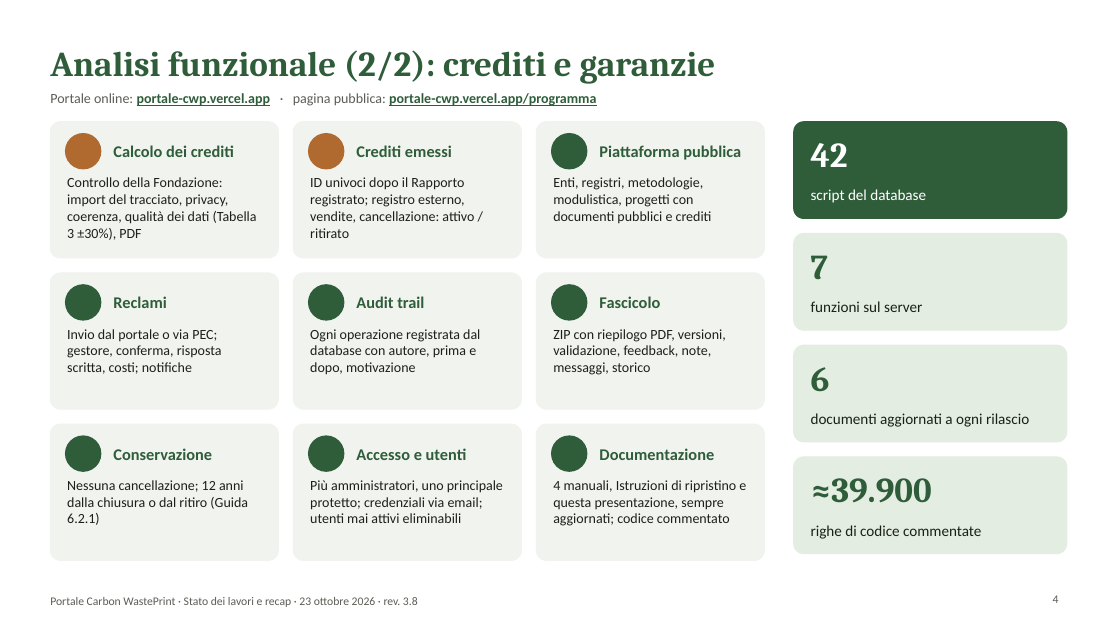
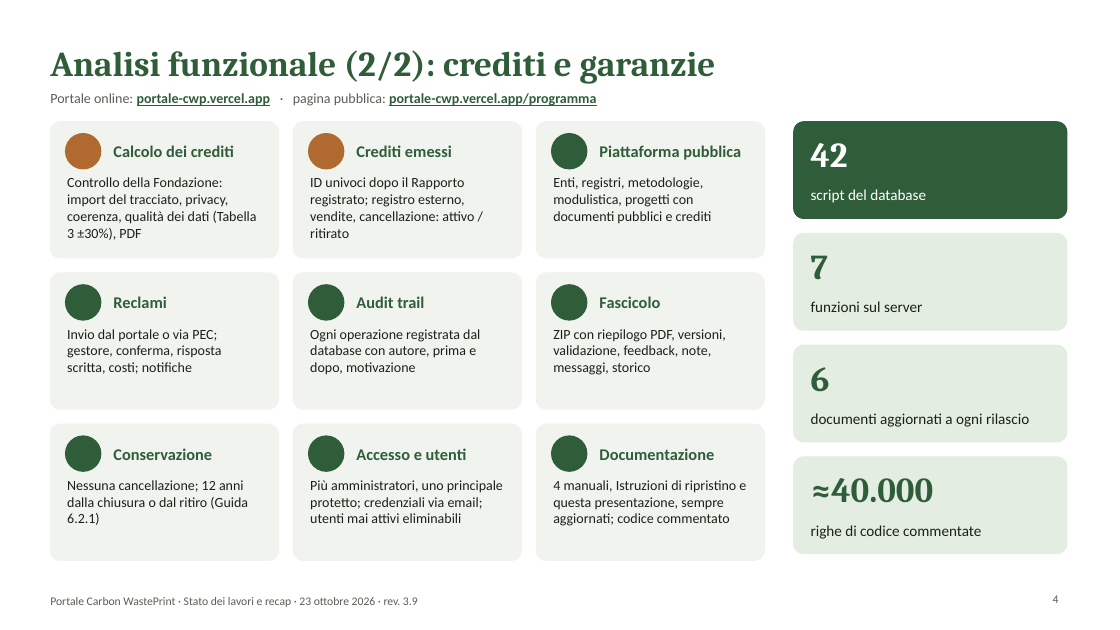
Before and after one commit to lucamorettioperate/portale-cwp, a slide deck: slide 4 of public/documentazione/Presentazione_Portale_CWP.pptx. Drawn at 1120x630 pixels with LibreOffice and Linux fonts; fonts in the diff are those of the drawing; background and template pictures are left out. Boxes give left, top, right and bottom in pixels: in the first picture for what was removed or moved away, otherwise in the second. Text is boxed around its words. In the diff, an @@ line names an element or a change of style, - is before the commit and + after.

```diff
--- a/public/documentazione/Presentazione_Portale_CWP.pptx
+++ b/public/documentazione/Presentazione_Portale_CWP.pptx
@@ text at (811, 478, 934, 503): text changed @@
-≈39.900
+≈40.000
@@ text at (50, 597, 418, 607): text changed @@
-Portale Carbon WastePrint · Stato dei lavori e recap · 23 ottobre 2026 · rev. 3.8
+Portale Carbon WastePrint · Stato dei lavori e recap · 23 ottobre 2026 · rev. 3.9
```
Also in this commit, not shown: 13 other slides changed, 1 slide added, 24 other files.
